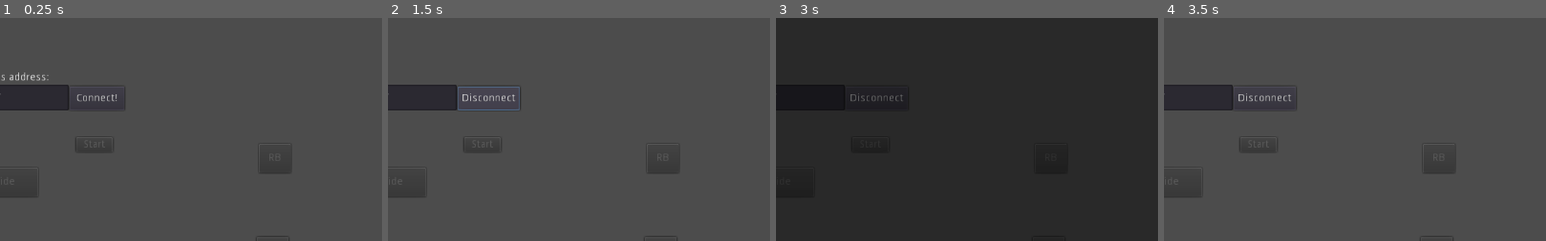
Above: before the commit, frames 1-4 (left to right).
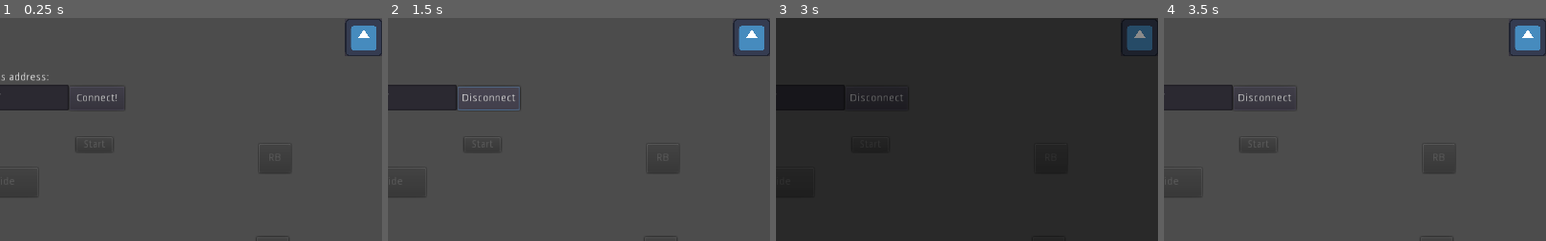
Above: after the commit, the same moments.

Repository: iSlammedMyKindle/godotGem
Game: Godot game, scene res://Main.tscn
The game is run twice, just before and just after one commit, with the same random seed, the same clock (stepped at 60 frames per second) and the same inputs. The engine's default icon, where the game draws it, is replaced by a stand-in: a white triangle on a blue panel in a dark square.
Inputs:
- Up to frame 1 (0.25 s): no input
- Up to frame 2 (1.5 s): click "Connect!" at 0.5 s; click "Disconnect" at 1.25 s
- Up to frame 3 (3 s): click "Blinder" at 2 s; click "Blinder" at 2.75 s
- Up to frame 4 (3.5 s): no input
The pictures show only the part of the screen within x 50-100%, y 0-50%; the shares and areas given below are measured in that part.

The runs differ from the first frame. In frame 1, 0.9% of the frame differs, in the area x 90-100%, y 0-18%; in frame 2, 0.9%; in frame 3, 0.7%; in frame 4, 0.9%.
Error in both runs: Invalid operands 'String' and 'int' in operator '+'. (res://Main.gd:117)

Commit message:
Started work on the first time run

Diff:
--- /dev/null
+++ b/client/LinkButton.gd
@@ -0,0 +1,20 @@
+extends LinkButton
+
+
+# Declare member variables here. Examples:
+# var a = 2
+# var b = "text"
+
+
+# Called when the node enters the scene tree for the first time.
+func _ready():
+	pass # Replace with function body.
+
+
+# Called every frame. 'delta' is the elapsed time since the previous frame.
+#func _process(delta):
+#	pass
+
+
+func _on_LinkButton_pressed():
+	OS.shell_open(text)
--- a/client/Main.gd
+++ b/client/Main.gd
@@ -155,3 +155,7 @@
 func setWriteMode(writeMode):
 	if client.get_peer(1).get_write_mode() != writeMode:
 		client.get_peer(1).set_write_mode(writeMode)
+
+
+func _on_githubPage_pressed():
+	OS.shell_open("https://github.com/iSlammedMyKindle/godotGem")
--- a/client/Main.tscn
+++ b/client/Main.tscn
@@ -6,6 +6,7 @@
 [ext_resource path="res://assets/rylan.png" type="Texture" id=4]
 [ext_resource path="res://assets/cough.mp3" type="AudioStream" id=5]
 [ext_resource path="res://Rylan.gd" type="Script" id=6]
+[ext_resource path="res://assets/godotGemLogo.svg" type="Texture" id=7]
 
 [sub_resource type="Animation" id=2]
 resource_name = "spin"
@@ -87,8 +88,16 @@
 "values": [ Color( 0, 0, 0, 0 ), Color( 0, 0, 0, 1 ) ]
 }
 
-[node name="Main" type="Node2D"]
+[node name="Main" type="Node2D" groups=["dontShowAgain"]]
 script = ExtResource( 1 )
+
+[node name="githubPage" type="Button" parent="."]
+margin_left = 974.0
+margin_top = 1.0
+margin_right = 1486.0
+margin_bottom = 507.0
+rect_scale = Vector2( 0.1, 0.1 )
+icon = ExtResource( 7 )
 
 [node name="urlToConnect" type="TextEdit" parent="."]
 margin_left = 421.0
@@ -145,5 +154,6 @@
 [node name="AnimationPlayer" type="AnimationPlayer" parent="."]
 anims/fade = SubResource( 1 )
 
+[connection signal="pressed" from="githubPage" to="." method="_on_githubPage_pressed"]
 [connection signal="pressed" from="BlinderBtn" to="." method="_on_BlinderBtn_pressed"]
 [connection signal="pressed" from="Button" to="." method="_on_Button_pressed"]
--- /dev/null
+++ b/client/firstTimeRun.gd
@@ -0,0 +1,24 @@
+extends Node2D
+
+
+# Declare member variables here. Examples:
+# var a = 2
+# var b = "text"
+
+
+# Called when the node enters the scene tree for the first time.
+func _ready():
+	pass # Replace with function body.
+
+
+# Called every frame. 'delta' is the elapsed time since the previous frame.
+#func _process(delta):
+#	pass
+
+
+func _on_showAgain_pressed():
+	visible = false
+
+
+func _on_dontShowAgain_pressed():
+	visible = false
--- /dev/null
+++ b/client/firstTimeRun.tscn
@@ -0,0 +1,55 @@
+[gd_scene load_steps=3 format=2]
+
+[ext_resource path="res://firstTimeRun.gd" type="Script" id=1]
+[ext_resource path="res://LinkButton.gd" type="Script" id=2]
+
+[node name="firstTimeRun" type="Node2D" groups=["dontShowAgain"]]
+script = ExtResource( 1 )
+
+[node name="bg" type="ColorRect" parent="."]
+margin_right = 1024.0
+margin_bottom = 600.0
+color = Color( 0, 0, 0, 0.196078 )
+
+[node name="Panel" type="Panel" parent="."]
+margin_left = 256.0
+margin_top = 225.0
+margin_right = 778.0
+margin_bottom = 405.0
+
+[node name="Label" type="Label" parent="Panel"]
+margin_left = 19.0
+margin_top = 24.0
+margin_right = 506.0
+margin_bottom = 106.0
+text = "Hello! It looksl like you're new around here.
+
+To use this program, you will also need the Windows server so that you can
+play your games from this machine. To find it, head on over to github:
+"
+
+[node name="LinkButton" type="LinkButton" parent="Panel"]
+margin_left = 66.0
+margin_top = 105.0
+margin_right = 444.0
+margin_bottom = 119.0
+text = "https://github.com/iSlammedMyKindle/godotGem/releases"
+script = ExtResource( 2 )
+
+[node name="dontShowAgain" type="Button" parent="Panel"]
+margin_left = 76.0
+margin_top = 142.0
+margin_right = 196.0
+margin_bottom = 170.0
+text = "Don't show again"
+
+[node name="showAgain" type="Button" parent="Panel"]
+margin_left = 236.0
+margin_top = 142.0
+margin_right = 472.0
+margin_bottom = 170.0
+text = "Totally show again for some reason"
+
+[connection signal="pressed" from="Panel/LinkButton" to="Panel/LinkButton" method="_on_LinkButton_pressed"]
+[connection signal="pressed" from="Panel/dontShowAgain" to="." method="_on_dontShowAgain_pressed"]
+[connection signal="pressed" from="Panel/showAgain" to="." method="_on_showAgain_pressed"]
Not shown: 1 places in client/Main.tscn that only renumber resources
Not shown, changed: client/export_presets.cfg
